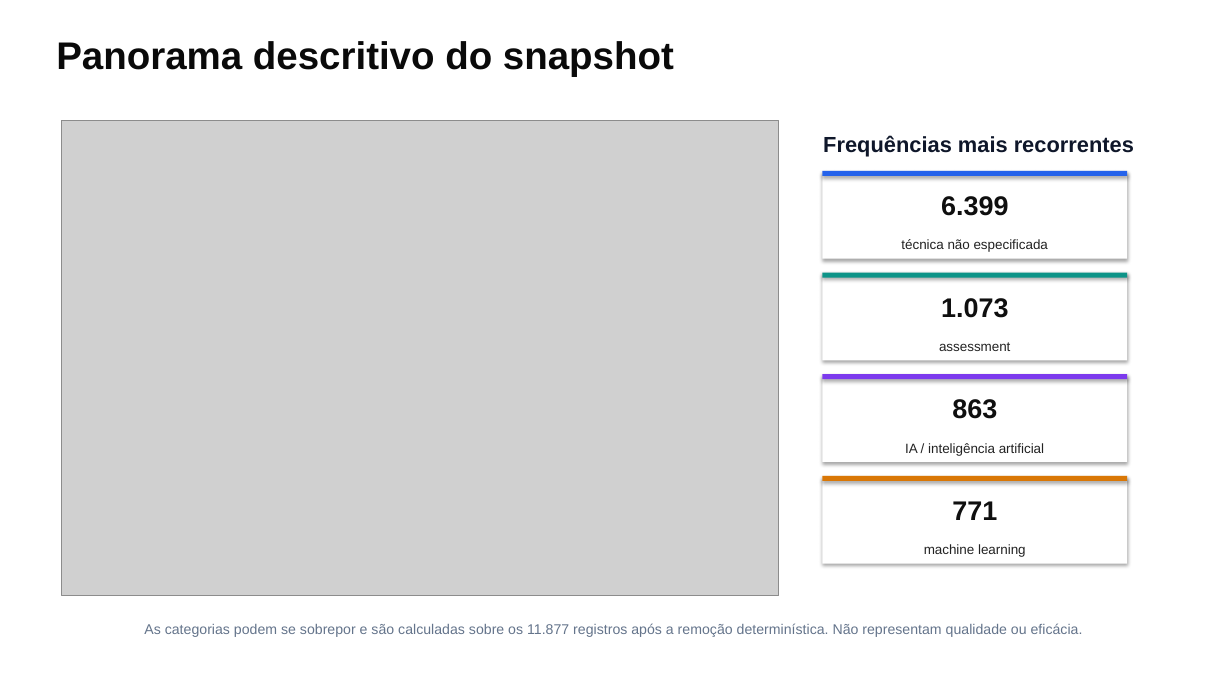
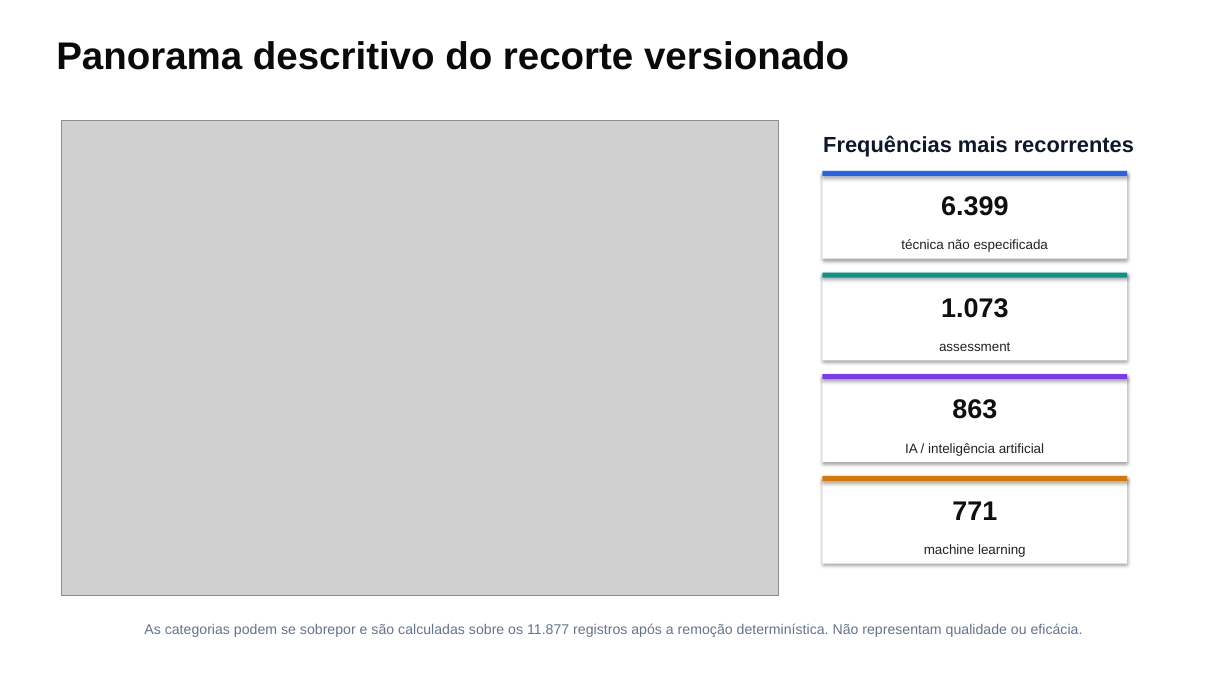
Before and after one commit to thalesfb/ccw, a slide deck: slide 10 of results/tcc/presentation/ensino_personalizado_de_matematica_tcc.pptx. Drawn at 1232x693 pixels with LibreOffice and Linux fonts; fonts in the diff are those of the drawing; grey boxes stand for pictures. Boxes give left, top, right and bottom in pixels: in the first picture for what was removed or moved away, otherwise in the second. Text is boxed around its words. In the diff, an @@ line names an element or a change of style, - is before the commit and + after.

```diff
--- a/results/tcc/presentation/ensino_personalizado_de_matematica_tcc.pptx
+++ b/results/tcc/presentation/ensino_personalizado_de_matematica_tcc.pptx
@@ text at (56,41,849,70): text changed @@
-Panorama descritivo do snapshot
+Panorama descritivo do recorte versionado
```
Also in this commit, not shown: 10 other slides changed, 3 slides added, 3 slides removed, 58 other files.
